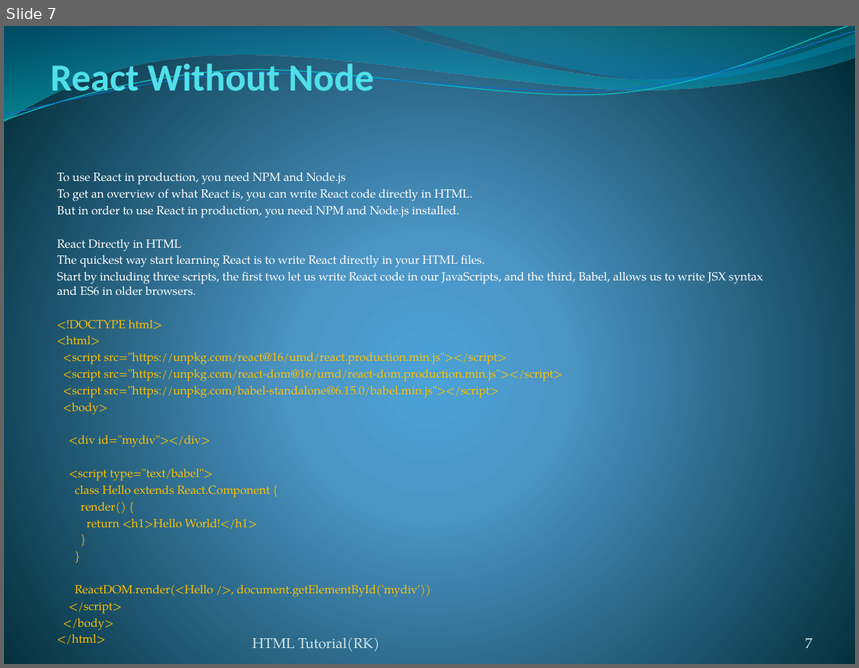
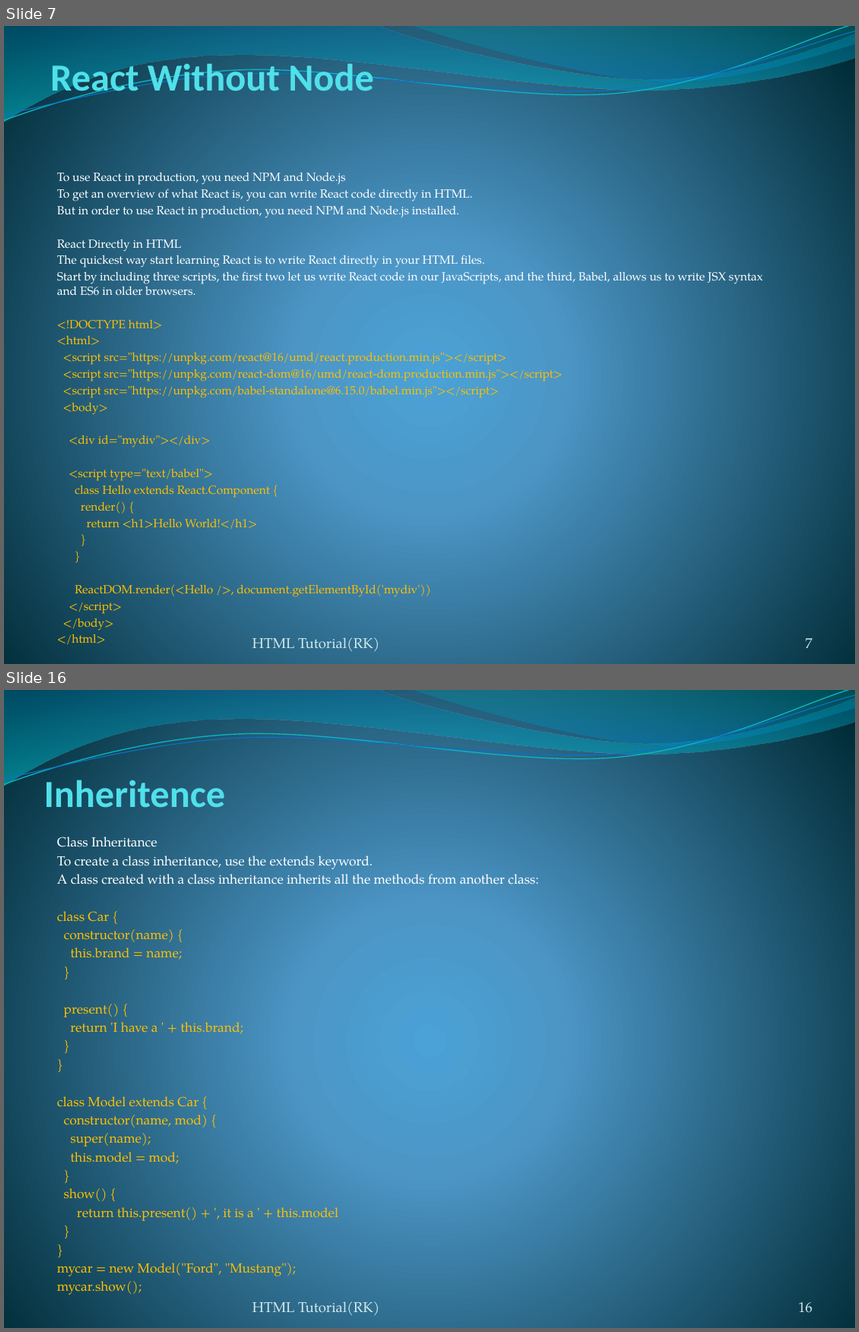
Before and after one commit to rakeshpriyad/tutorial-react-html-css-js-java, a slide deck: React.pptx. Shown one above the other, each under a label of ours: slide 7 before the commit, slides 7 and 16 after it; the slides between them are not shown. The pictures are 859x668 and 859x1332 pixels, drawn with LibreOffice and Linux fonts; fonts in the diff are those of the drawing. Boxes give left, top, right and bottom in pixels: in the first picture for what was removed or moved away, otherwise in the second. Text is boxed around its words. In the diff, an @@ line names an element or a change of style, - is before the commit and + after.

```diff
--- a/React.pptx
+++ b/React.pptx
@@ slide 16 added at [4,690,855,1328], background gradient #4AA0D6 to #4C98C7 to #002C38; not listed: 4 template elements that a slide beside it also shows @@
@@ title added at [44,775,226,808], 32.4 pt, text #51E0EA, bold @@
+Inheritence
@@ subtitle added at [57,837,539,1295], 11.2 pt, text #FFC000 @@
+Class Inheritance
+To create a class inheritance, use the extends keyword.
+A class created with a class inheritance inherits all the methods from another class:
+class Car {
+constructor(name) {
+this.brand = name;
+}
+present() {
+return 'I have a ' + this.brand;
+}
+}
+class Model extends Car {
+constructor(name, mod) {
+super(name);
+this.model = mod;
+}
+show() {
+return this.present() + ', it is a ' + this.model
+}
+}
+mycar = new Model("Ford", "Mustang");
+mycar.show();
@@ text added at [253,1302,379,1315], 12 pt, text #D1EAEE @@
+HTML Tutorial(RK)
@@ page number added at [798,1303,813,1313], 12 pt, text #D1EAEE @@
+16
```
Also in this commit, not shown: 87 other slides added, 1 other file.
